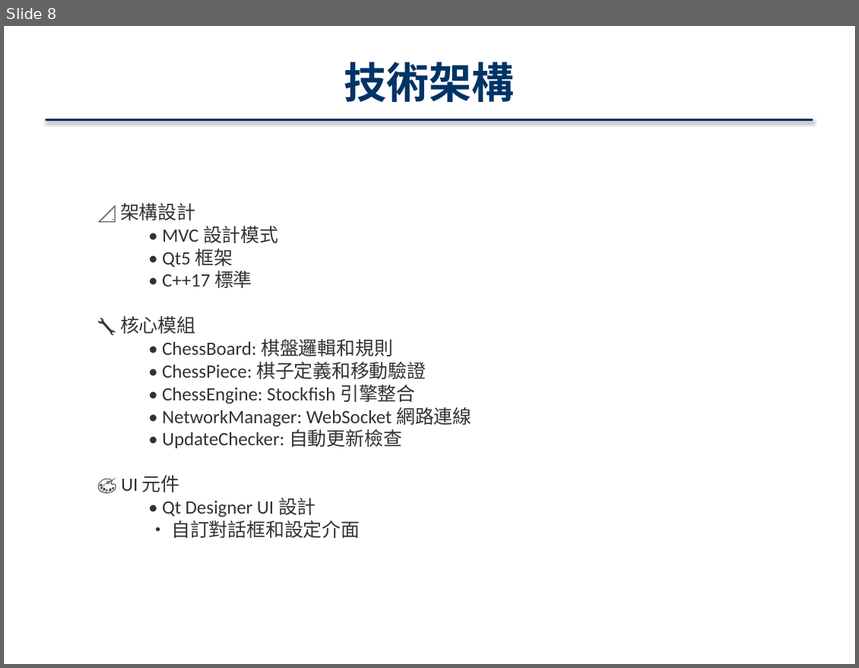
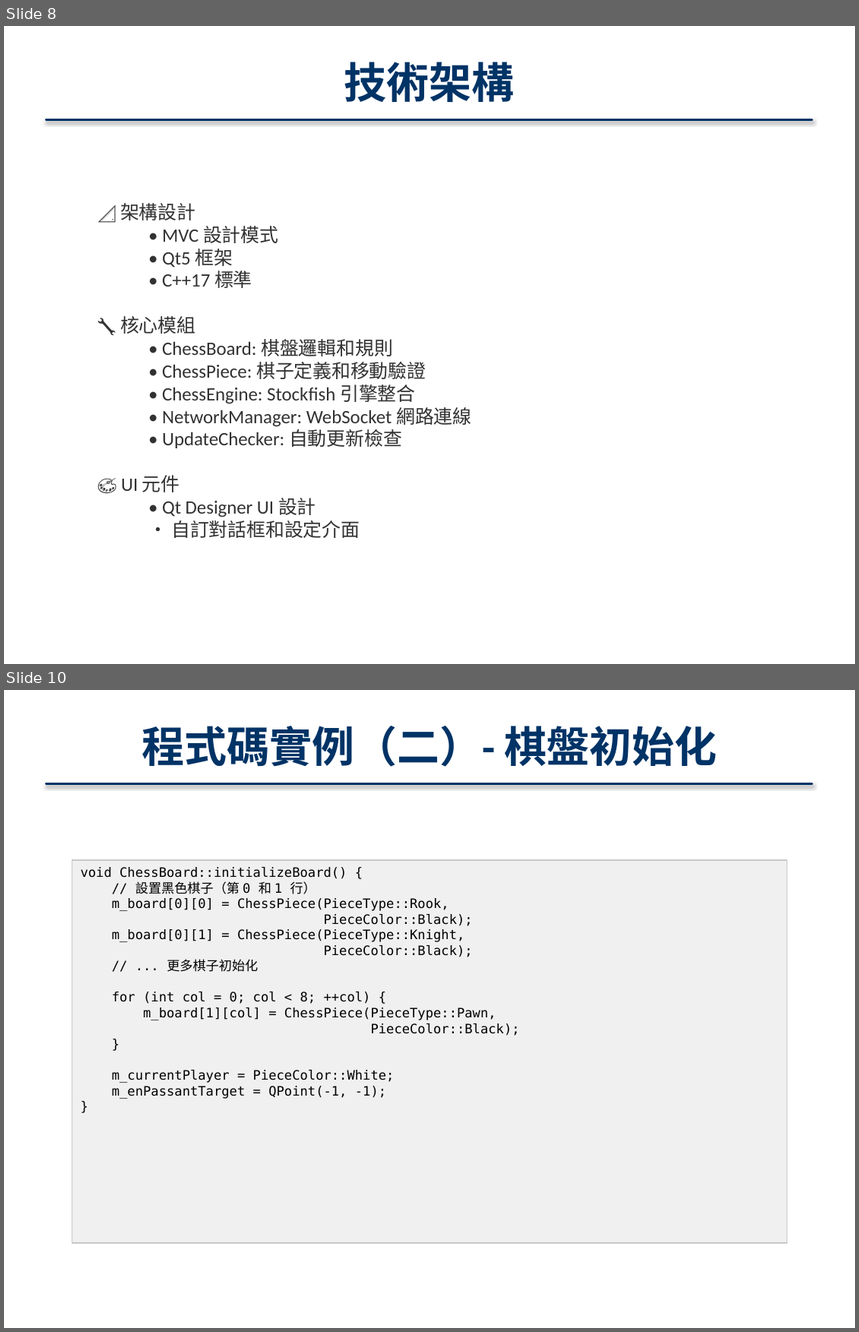
Before and after one commit to 41343112/Qt_11401_8, a slide deck: Qt_Chess_專案報告.pptx. Shown one above the other, each under a label of ours: slide 8 before the commit, slides 8 and 10 after it; the slides between them are not shown. The pictures are 859x668 and 859x1332 pixels, drawn with LibreOffice and Linux fonts; fonts in the diff are those of the drawing. Boxes give left, top, right and bottom in pixels: in the first picture for what was removed or moved away, otherwise in the second. Text is boxed around its words. In the diff, an @@ line names an element or a change of style, - is before the commit and + after.

```diff
--- a/Qt_Chess_專案報告.pptx
+++ b/Qt_Chess_專案報告.pptx
@@ slide 10 added at <box>4,690,855,1328</box>, background #FFFFFF @@
@@ text added at <box>142,726,718,767</box>, 36 pt, text #003366, bold @@
+程式碼實例（二）- 棋盤初始化
@@ rectangle added at <box>47,783,813,783</box>, fill gradient #3F80CE to #A4C4FF, outline #003366 2 pt @@
@@ rectangle added at <box>72,860,787,1243</box>, fill #F0F0F0, outline #C8C8C8 1 pt, 11 pt, text #000000 @@
+void ChessBoard::initializeBoard() {
+// 設置黑色棋子（第 0 和 1 行）
+m_board[0][0] = ChessPiece(PieceType::Rook,
+PieceColor::Black);
+m_board[0][1] = ChessPiece(PieceType::Knight,
+PieceColor::Black);
+// ... 更多棋子初始化
+for (int col = 0; col < 8; ++col) {
+m_board[1][col] = ChessPiece(PieceType::Pawn,
+PieceColor::Black);
+}
+m_currentPlayer = PieceColor::White;
+m_enPassantTarget = QPoint(-1, -1);
+}
```
Also in this commit, not shown: 2 slides changed, 6 other slides added.
